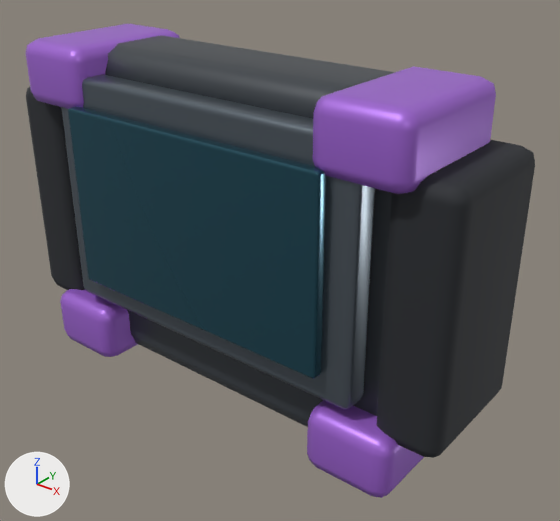
The glTF model phenotypes/operators/equipment/level1-drafts/models/T03.glb as it was, and as the next commit left it.
One viewpoint serves both versions: a camera (50 mm lens) standing at (0.291, -0.332, 0.192) and looking at (0.016, 0.011, -0.021). The axes (+X, +Y, +Z) are drawn at lower left. The lights are the same throughout. The first picture is the older version. Where no turn or scale is listed for an object, it has been applied to the vertices.

The first picture shows 'T03__Corner_bumper', 'T03__Corner_bumper.001', 'T03__Corner_bumper.002', 'T03__Corner_bumper.003', 'T03__Inactive_screen', 'T03__Rugged_terminal', 'T03__Screen_frame', 'T03__Side_grip', 'T03__Side_grip.001'.
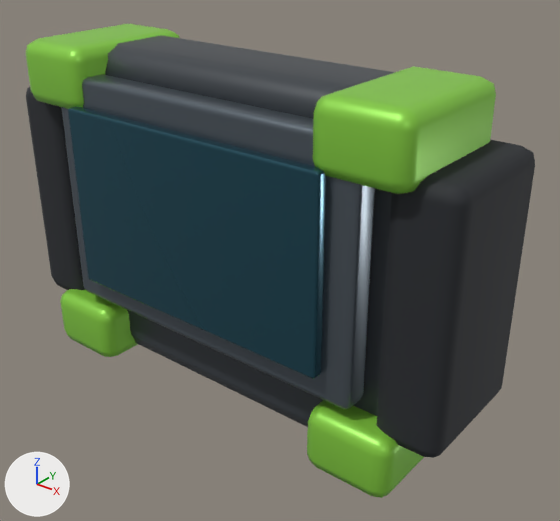
Where the change shows, as pixel boxes [x1, y1, x2, y2] in the pictures (560 x 521 px):
'T03__Corner_bumper.003', recoloured (purple to green): [313, 67, 496, 194] in both
'T03__Corner_bumper.002', recoloured (purple to green): [307, 400, 424, 498] in both
'T03__Corner_bumper.001', recoloured (purple to green): [26, 24, 180, 109] in both
'T03__Corner_bumper', recoloured (purple to green): [60, 289, 138, 357] in both

The edits, one by one:
Material 'T_Lime' (mat_t_lime) is new.
Its base color is (0.258, 0.651, 0.0612) (green #8bd346).
Its metallic is 0.25.
Its roughness is 0.4.
me_cube_164 has 56 vertices, 108 faces and spans x -0.0275..0.0275, y -0.045..0.045, z -0.02..0.02.
me_cube_164 no longer uses material mat_t_violet (purple #a469d7).
me_cube_164 gains material mat_t_lime (green #8bd346).
me_cube_165 has 56 vertices, 108 faces and spans x -0.0275..0.0275, y -0.045..0.045, z -0.02..0.02.
me_cube_165 no longer uses material mat_t_violet (purple #a469d7).
me_cube_165 gains material mat_t_lime (green #8bd346).
me_cube_166 has 56 vertices, 108 faces and spans x -0.0275..0.0275, y -0.045..0.045, z -0.02..0.02.
me_cube_166 no longer uses material mat_t_violet (purple #a469d7).
me_cube_166 gains material mat_t_lime (green #8bd346).
me_cube_167 has 56 vertices, 108 faces and spans x -0.0275..0.0275, y -0.045..0.045, z -0.02..0.02.
me_cube_167 no longer uses material mat_t_violet (purple #a469d7).
me_cube_167 gains material mat_t_lime (green #8bd346).
